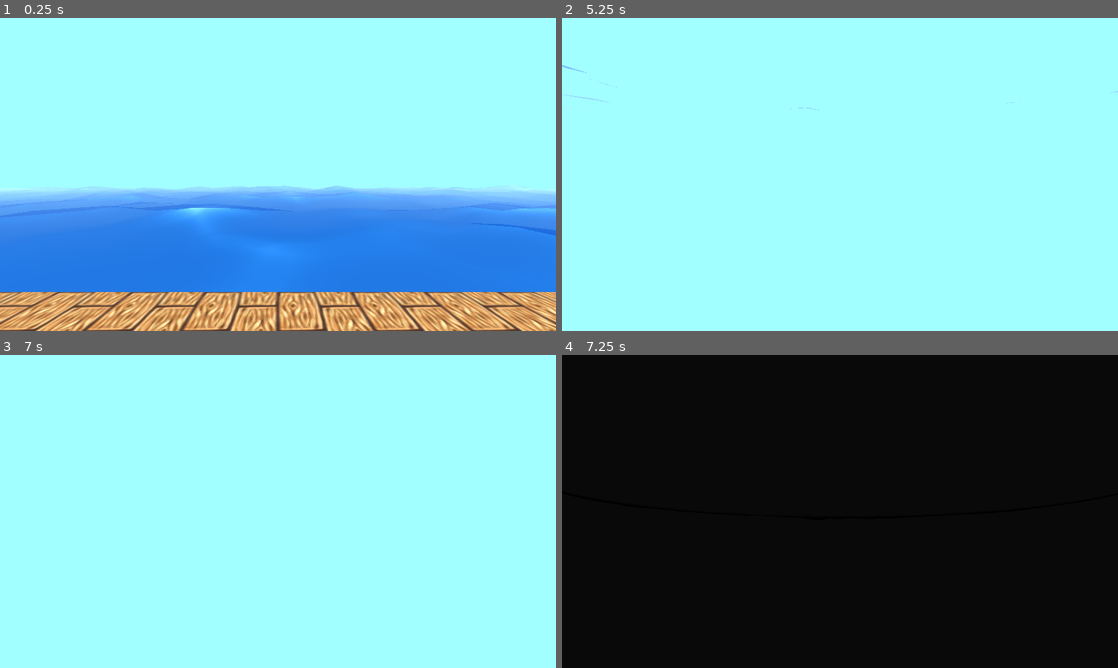
Above: before the commit, frames 1-4 (two rows, left to right).
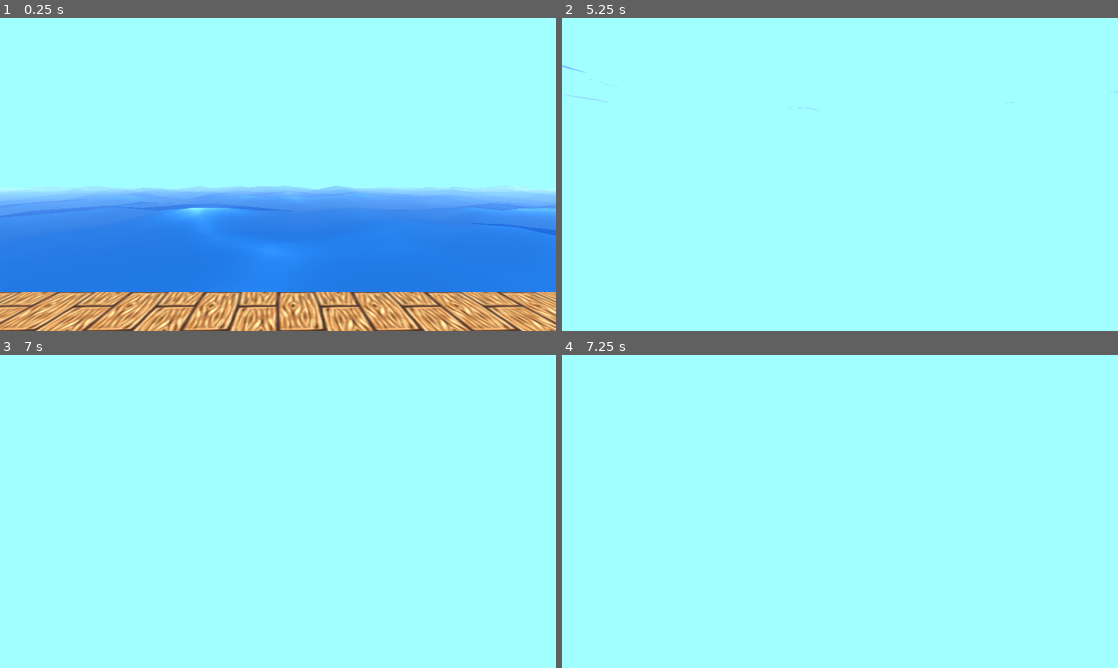
Above: after the commit, the same moments.

Repository: K0MaR1K/FishingForStorm
Game: Godot game, scene res://scenes/test_scene.tscn
The game is run twice, just before and just after one commit, with the same random seed, the same clock (stepped at 60 frames per second) and the same inputs.
Inputs (mouse positions are in pixels of both pictures, inside the frame that each line leads up to):
- Up to frame 1 (0.25 s): no input
- Up to frame 2 (5.25 s): move the mouse to (867, 174) at 0.52 s; hold Ctrl (crouch) 0.53-1.28 s; hold W (forward) from 0.53 s (still down); tap Space (jump) at 0.77, 1.52, 3.02, 3.77, 4.52 s; move the mouse to (812, 174) at 1.27 s; click (812, 174) at 1.35 s; move the mouse to (851, 168) at 2.02 s; right-click (851, 168) at 2.1 s; move the mouse to (834, 180) at 2.77 s; tap Shift (sprint) at 2.85 s; move the mouse to (878, 177) at 3.52 s; hold Ctrl (crouch) 3.53-4.28 s; move the mouse to (795, 171) at 4.27 s; click (795, 171) at 4.35 s; move the mouse to (845, 174) at 5.02 s; right-click (845, 174) at 5.1 s
- Up to frame 3 (7 s): tap Enter at 5.75 s; move the mouse to (255, 505) at 5.77 s; release W (forward) at 5.78 s; hold D (right) 5.78-6.53 s; tap Shift (sprint) at 5.85 s; tap Space (jump) at 6.02, 6.5, 6.77 s; move the mouse to (305, 511) at 6.52 s; hold W (forward) from 6.53 s (still down); hold Ctrl (crouch) from 6.53 s (still down)
- Up to frame 4 (7.25 s): keep holding W (forward); keep holding Ctrl (crouch)

Frames 1-3 are identical in both runs. In frame 4, 100% of the frame differs, in the area x 0-100%, y 0-100%.

Commit message:
adjust blinking timer

Diff:
--- a/scripts/main.gd
+++ b/scripts/main.gd
@@ -11,13 +11,13 @@
 var blinks_to_storm: int = 3
 
 func _ready():
-	blink_timer.wait_time = randf_range(5.0, 8.0)
+	blink_timer.wait_time = randf_range(15.0, 20.0)
 
 func _process(_delta):
 	pass
 
 func _on_blink_timer_timeout():
-	blink_timer.wait_time = randf_range(5.0, 8.0)
+	blink_timer.wait_time = randf_range(15.0, 20.0)
 	blink_canvas.blink()
 	if blink_counter < blinks_to_storm:
 		blink_counter += 1
